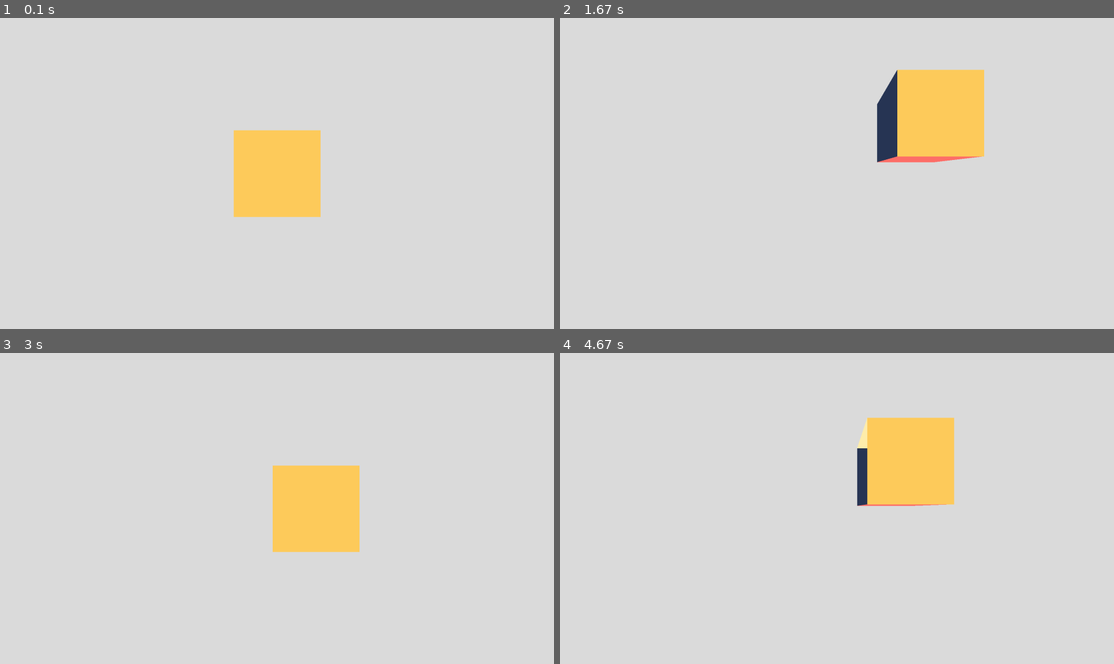
Above: before the commit, frames 1-4 (two rows, left to right).
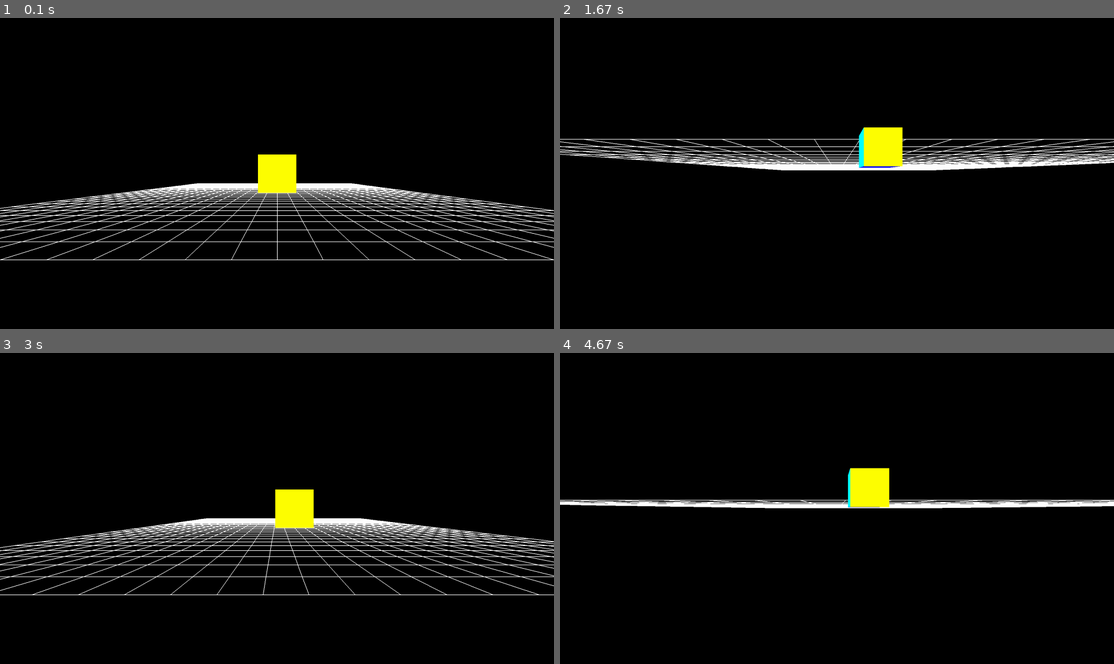
Above: after the commit, the same moments.

Repository: Josephbakulikira/Simple-3D-Graphic-pygame
Game: pygame game, started from main.py
The game is run twice, just before and just after one commit, with the same random seed, the same clock (stepped at 60 frames per second) and the same inputs.
Inputs (mouse positions are in pixels of both pictures, inside the frame that each line leads up to):
- Up to frame 1 (0.1 s): no input
- Up to frame 2 (1.67 s): hold Right 0.33-0.8 s; move the mouse to (814, 189) at 0.37 s; hold Up 0.83-1.3 s; move the mouse to (704, 176) at 0.87 s; hold Right from 1.33 s (still down); move the mouse to (920, 64) at 1.37 s
- Up to frame 3 (3 s): release Right at 1.8 s; hold Left 1.83-2.37 s; move the mouse to (288, 402) at 1.87 s; hold Down 2.4-2.87 s; move the mouse to (282, 542) at 2.43 s; hold Left from 2.9 s (still down); move the mouse to (421, 558) at 2.93 s
- Up to frame 4 (4.67 s): release Left at 3.37 s; hold Up 3.4-3.87 s; move the mouse to (981, 480) at 3.43 s; hold Right 3.9-4.53 s; move the mouse to (1036, 483) at 3.93 s; hold Down from 4.57 s (still down); move the mouse to (1030, 570) at 4.6 s

The runs differ from the first frame. In frame 1, 99% of the frame differs, in the area x 0-100%, y 0-100%; in frame 2, 99%; in frame 3, 99%; in frame 4, 100%.

Commit message:
refactor code and add grid shape

Diff:
--- /dev/null
+++ b/Tools/Shapes/base.py
@@ -0,0 +1,4 @@
+class Shape:
+    def __init__(self, position):
+        self.position = position
+        self.transform = [[1, 0, 0], [0, 1, 0], [0, 0, 1]]
--- a/Tools/shapes.py
+++ b/Tools/Shapes/cube.py
@@ -1,13 +1,9 @@
-import pygame
-from Tools.utils import *
+from Tools.Shapes.base import Shape
 from Tools.matrix import *
 from Tools.Vector import *
-from Tools.constants import Width, Height
+from Tools.utils import *
+from Tools.constants import *
 
-class Shape:
-    def __init__(self, position):
-        self.position = position
-        self.transform = [[1, 0, 0], [0, 1, 0], [0, 0, 1]]
 class Cube(Shape):
     def __init__(self, position=Vector2(Width//2, Height//2)):
         super().__init__(position)
@@ -30,27 +26,28 @@
         #front, back
         #self.faces = [(0, 2, 7, 6),(1, 3, 4, 5) ]
 
-        self.faceColors = [(0, 0,0 ), (255,238,173), (255,111,105), (255,204,92), (40,54,85), (75,56,50)]
-        #self.faceColors = [(255, 0,0 ), (0, 255, 0), (0, 0, 255), (255,255,0), (0, 255, 255), (255, 0, 255)]
+        #self.faceColors = [(20, 230,10 ), (255,238,173), (255,111,105), (255,204,92), (40,54,85), (75,56,50)]
+        self.faceColors = [(255, 0,0 ), (0, 255, 0), (0, 0, 255), (255,255,0), (0, 255, 255), (255, 0, 255)]
 
         self.face_list = dict(zip(self.faces, self.faceColors) )
-        print(self.face_list)
 
     def Draw(self, camera, window, ShowPoints=False, ShowLines=False, ShowFaces=True):
         points = []
         PointPositions = []
         for index, vert in enumerate(self.vertices):
             transform = matrix_multiplication(self.transform, vert)
+            transform = matrix_multiplication(camera.rotation[1], transform)
             transform = matrix_multiplication(camera.rotation[0], transform)
-            transform = matrix_multiplication(camera.rotation[1], transform)
+
             transform[0][0] += camera.position.x
             transform[1][0] += camera.position.y
-            z = 1 / (camera.distance - transform[2][0])
+            z = 1 / (-camera.position.z - transform[2][0])
 
             p = projectionMatrix(z)
             t = matrix_multiplication(p, transform)
 
             x, y = t[0][0], t[1][0]
+
             x = int(x * camera.scale) + self.position.x
             y = int(y * camera.scale) + self.position.y
 
--- /dev/null
+++ b/Tools/Shapes/grid.py
@@ -0,0 +1,65 @@
+from Tools.Shapes.base import Shape
+from Tools.matrix import *
+from Tools.Vector import *
+from Tools.utils import *
+from Tools.constants import *
+
+class GridPlane(Shape):
+    def __init__(self, resolution, cell_size = 400, position=Vector2(Width//2, Height//2)):
+        super().__init__(position)
+        self.resolution = resolution
+        self.color = (140, 140, 140)
+        self.cell_size = cell_size/50
+        self.vertices = []
+        #generate vertices
+        for j in range(self.resolution):
+            for i in range(self.resolution):
+                x = translate(i, 0, self.resolution, -1, 1)
+                y = translate(j, 0, self.resolution, -1, 1)
+                self.vertices.append(Vector3( x * self.cell_size, y * self.cell_size, 1).toMatrix())
+
+        self.edges = []
+        #generate edges
+        #horizontal connections
+        for i in range(len(self.vertices)-1):
+            if i % self.resolution != self.resolution - 1:
+                self.edges.append( (i, i+1) )
+
+        #vertical connections
+        for i in range(len(self.vertices) - self.resolution):
+            self.edges.append( (i, i+ self.resolution) )
+
+    def Draw(self, camera, window, ShowPoints=True, ShowLines=True, ShowFaces=False):
+        points = []
+        PointPositions = []
+
+        for index, vert in enumerate(self.vertices):
+            transform = matrix_multiplication(self.transform, vert)
+            #print(transform)
+            transform = matrix_multiplication(camera.rotation[1], transform)
+            transform = matrix_multiplication(camera.rotation[0], transform)
+
+            transform[0][0] += camera.position.x
+            transform[1][0] += camera.position.y
+            z = 1 / (-camera.position.z - transform[2][0])
+
+            p = projectionMatrix(z)
+            t = matrix_multiplication(p, transform)
+
+            x, y = t[0][0], t[1][0]
+            x = int(x * camera.scale) + self.position.x
+            y = int(y * camera.scale) + self.position.y
+
+            points.append((x, y, z) )
+            PointPositions.append( (transform[0][0], transform[1][0], z) )
+
+        if ShowFaces == True:
+            print("draw faces")
+            #DrawFaces(window, points, self.faces, self.faceColors, self.face_list, camera, PointPositions)
+
+        if ShowLines == True:
+            DrawLines(window, points, self.edges, self.color)
+
+        if ShowPoints == True:
+            for x, y, z in points:
+                pygame.draw.circle(window, (25, 42, 241), (x, y), 5)
--- a/Tools/camera.py
+++ b/Tools/camera.py
@@ -6,18 +6,19 @@
     return [ rotationX(val1), rotationY(val2) ]
 
 class Camera:
-    def __init__(self, position=Vector3(0, 0, 0), scale=600, distance=5):
+    def __init__(self, position=Vector3(0, 0, -10), scale=600, distance=5):
         self.position = position
-        self.scale = scale
         self.rotation = rotationCam(0, 0)
         self.r = Vector2(0, 0)
+        self.scale = scale
         self.distance = distance
         self.speed = 0.05
         self.zoomSpeed = 3
         self.transform = 0
 
-    def HandleInput(self):
+    def HandleInput(self, wheel):
         keys = pygame.key.get_pressed()
+
         if keys[pygame.K_UP] :
             self.position.y -= self.speed
         if keys[pygame.K_DOWN]:
@@ -27,13 +28,27 @@
         if keys[pygame.K_RIGHT] or keys[pygame.K_d]:
             self.position.x += self.speed
 
+        if keys[pygame.K_q]:
+            self.rotation -= self.speed
+        if keys[pygame.K_e]:
+            self.position.x += self.speed
+
         if keys[pygame.K_KP_PLUS] or keys[pygame.K_w]:
             self.scale += self.zoomSpeed
 
         if keys[pygame.K_KP_MINUS] or keys[pygame.K_s]:
             self.scale -= self.zoomSpeed
 
+        if wheel["changed"] == True:
+            if (self.position.z + wheel["value"] ) != -4:
+                self.position.z += wheel["value"]
+                #print(self.position.z)
+
     def HandleMouseEvent(self, x, y):
         self.r.x += y
         self.r.y += x
         self.rotation = rotationCam(self.r.x, self.r.y)
+
+    def HandleMouseEvent2(self, x, y):
+        self.position.x += x
+        self.position.y += y
--- a/Tools/constants.py
+++ b/Tools/constants.py
@@ -1,5 +1,5 @@
 Width = 1920
 Height = 1080
 Resolution = (Width, Height)
-BackgroundColor = (220, 220, 220)
+BackgroundColor = (0, 0, 0)
 sens= 200 #mouse sensitivity
--- /dev/null
+++ b/event.py
@@ -0,0 +1,36 @@
+import pygame
+from Tools.constants import *
+
+def GetEvent(mx, my, wheel, camera):
+    run = True
+    for event in pygame.event.get():
+        if event.type == pygame.QUIT:
+            run = False
+
+        if event.type == pygame.KEYDOWN:
+            if event.key == pygame.K_ESCAPE:
+                run = False
+        if event.type == pygame.MOUSEMOTION:
+            if pygame.mouse.get_pressed()[0]:
+                mx, my = event.rel
+                mx = mx/sens
+                my = my/sens
+                #print(f"{mx}, {my}")
+                camera.HandleMouseEvent(mx, my)
+            if pygame.mouse.get_pressed()[1]:
+                x, y = event.rel
+                x = x/sens
+                y = y/sens
+                camera.HandleMouseEvent2(x, y)
+        if event.type == pygame.MOUSEBUTTONDOWN:
+            if event.button == 4:
+                # mouse wheel input up
+                wheel["changed"]=True
+                wheel["value"] = 1
+                #print("up")
+            if event.button == 5:
+                # mouse wheel input down
+                wheel["changed"]=True
+                wheel["value"] = -1
+                #print("Down")
+    return run
--- a/main.py
+++ b/main.py
@@ -1,42 +1,50 @@
 import pygame
-
+import math
+import event
 from Tools.matrix import *
-from Tools.shapes import *
+from Tools.Shapes.cube import Cube
+from Tools.Shapes.grid import GridPlane
 from Tools.Vector import *
 from Tools.utils import *
 from Tools.constants import *
 from Tools.camera import Camera
 
+
 window = pygame.display.set_mode(Resolution)
-
+#hide mouse
+pygame.mouse.get_rel()
+pygame.mouse.set_visible(False)
+a = pygame.event.set_grab(True)
 clock = pygame.time.Clock()
 fps = 60
+
 mx, my = 0, 0
+m_wheel = { "changed" :False, "value" :0}
+
 cam = Camera()
 angle = 0
+
+gridPlane = GridPlane(30)
+gridPlane.color = (255, 255, 255)
+gridPlane.transform = rotationX(-math.pi/2)
 c = Cube()
 
 run = True
 while run:
     clock.tick(fps)
     window.fill(BackgroundColor)
-    for event in pygame.event.get():
-        if event.type == pygame.QUIT:
-            run = False
-        if event.type == pygame.KEYDOWN:
-            if event.key == pygame.K_ESCAPE:
-                run = False
-        if event.type == pygame.MOUSEMOTION:
-            if pygame.mouse.get_pressed()[0]:
-                mx, my = event.rel
-                mx = mx/sens
-                my = my/sens
-                #print(f"{mx}, {my}")
-                cam.HandleMouseEvent(mx, my)
-    cam.HandleInput()
 
+    #pygame.draw.rect(window, (50, 20, 120), pygame.Rect(300, 400, 200, 500))
+
+    #get events
+    run = event.GetEvent(mx, my, m_wheel, cam)
+    cam.HandleInput(m_wheel)
+
+
+    gridPlane.Draw(cam, window, False)
     c.Draw(cam, window)
 
+    #angle += 0.005
+    m_wheel["changed"] = False
     pygame.display.flip()
-    angle += 0.008
 pygame.quit()
